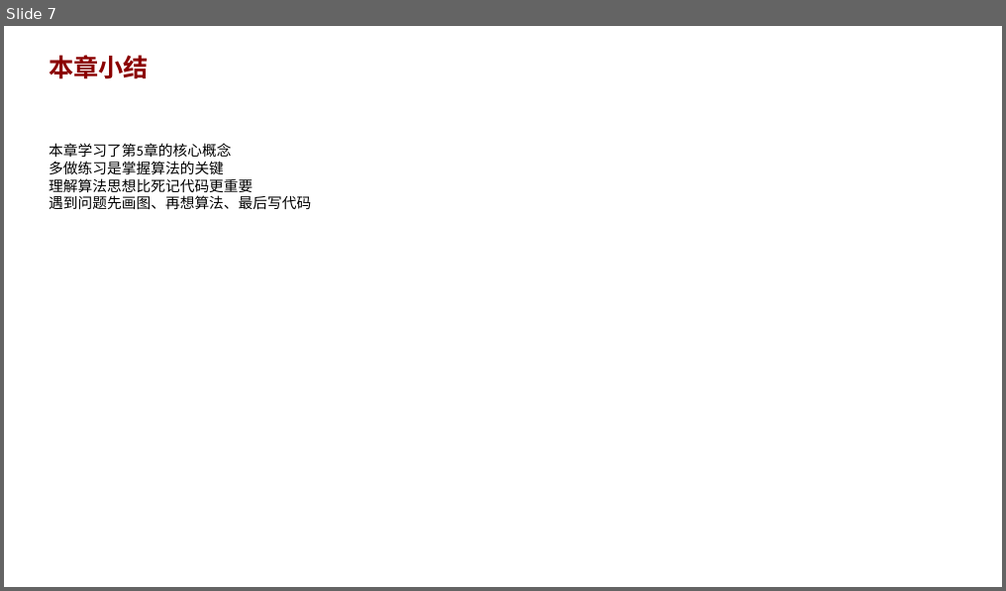
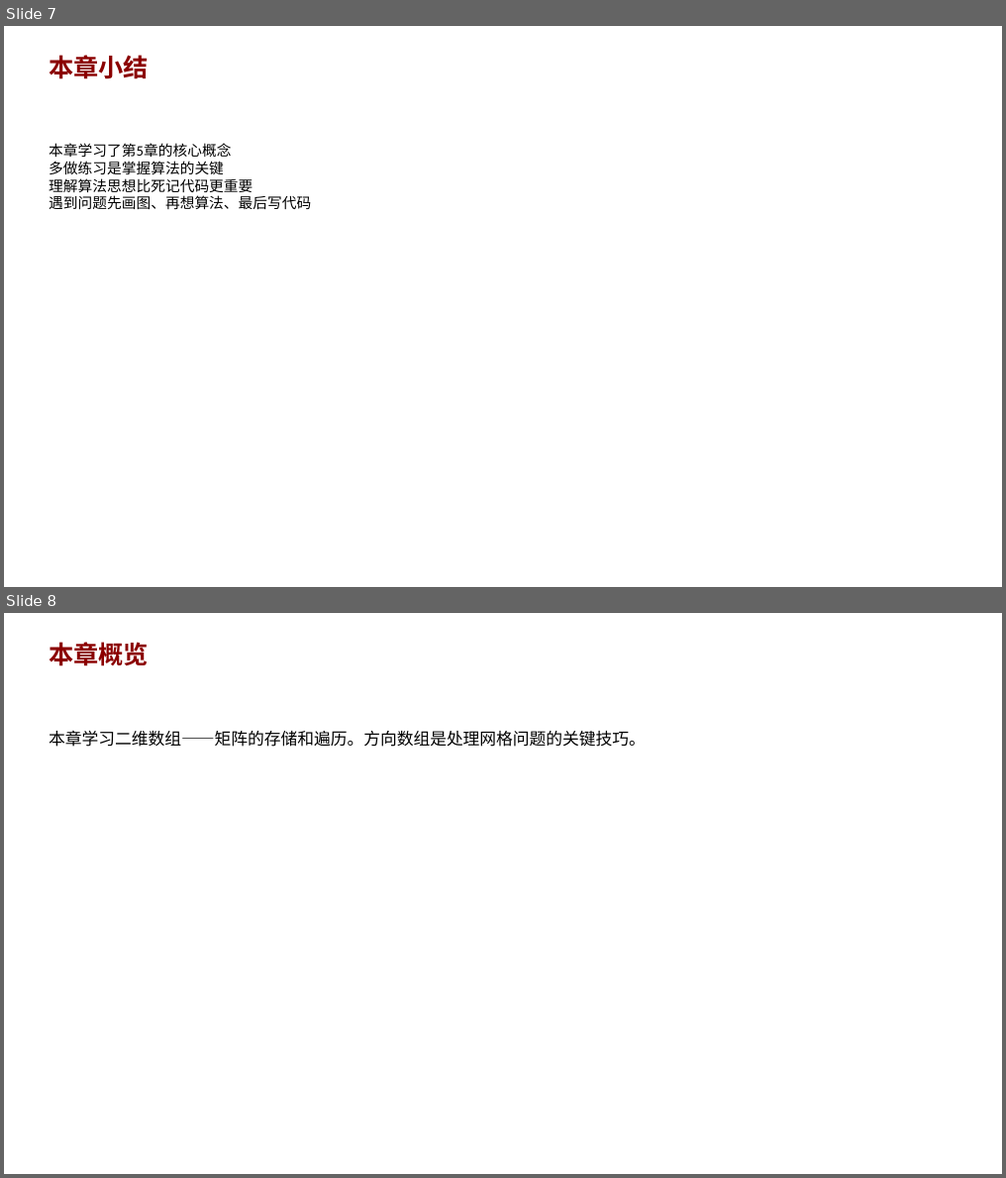
Before and after one commit to AndyLishengrui/trae-coding-course, a slide deck: textbook/ppt/chapter05_ppt.pptx. Shown one above the other, each under a label of ours: slide 7 before the commit, slides 7 and 8 after it. The pictures are 1006x591 and 1006x1178 pixels, drawn with LibreOffice and Linux fonts; fonts in the diff are those of the drawing. Boxes give left, top, right and bottom in pixels: in the first picture for what was removed or moved away, otherwise in the second. Text is boxed around its words. In the diff, an @@ line names an element or a change of style, - is before the commit and + after.

Commit message:
v5.5: PPT最终修复 - 8页/章 + 题名修正
PPT修复：
- 15个PPT从7页扩充到8页（添加本章概览slide）
- 修复9个题名错误（JD009/JD067/JD072/JD078/JD103/JD116/JD121/JD123/JD125）
- PPT校验3轮完成

教材迭代进度：
- 第1轮: 57个问题 ✅
- 第2轮: 14个代码bug修复 ✅
- 第3轮: 一致性修复 ✅
- 第4轮: 边缘情况审查 ⏳
- 第5-7轮: 待启动
- PPT校验: 3/3 ✅

```diff
--- a/textbook/ppt/chapter05_ppt.pptx
+++ b/textbook/ppt/chapter05_ppt.pptx
@@ slide 8 added at <box>4,613,1002,1174</box>, background #FFFFFF @@
@@ text added at <box>49,642,149,666</box>, 24 pt, text #8B0000, bold @@
+本章概览
@@ text added at <box>49,730,646,747</box>, 16 pt, text #000000 @@
+本章学习二维数组——矩阵的存储和遍历。方向数组是处理网格问题的关键技巧。
```
Also in this commit, not shown: 14 other files.
